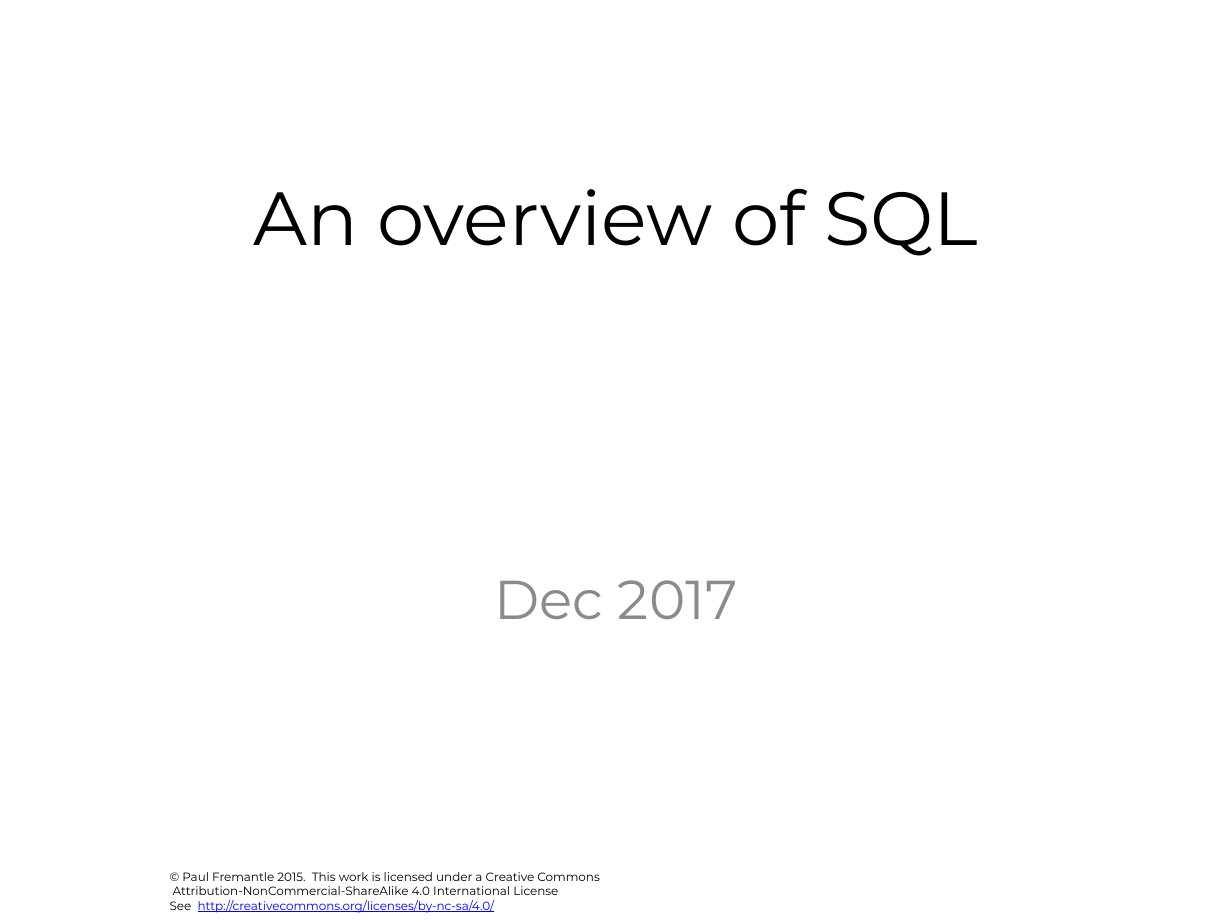
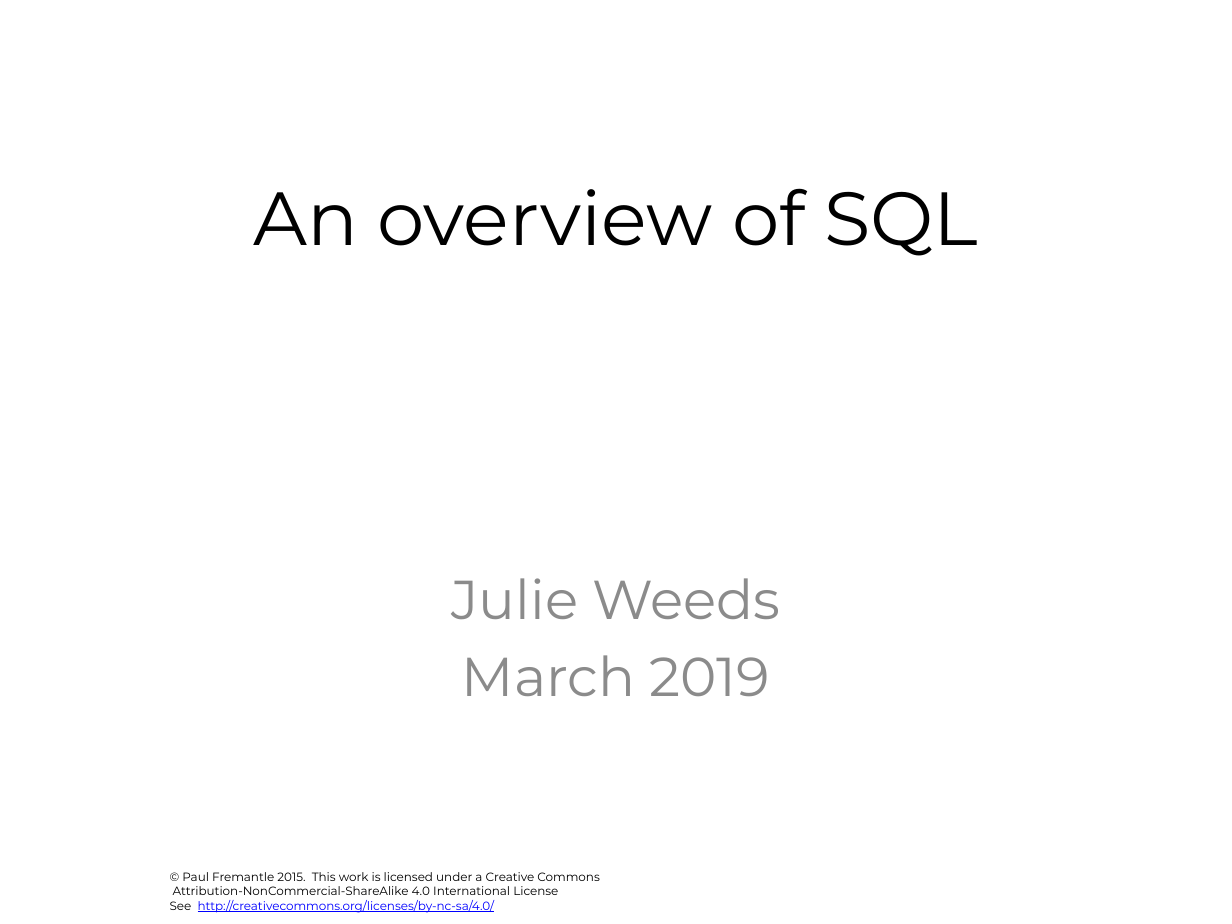
Before and after one commit to julieweeds/BigData, a slide deck: slide 1 of pres-source/04-sql.pptx. Drawn at 1232x924 pixels with LibreOffice and Linux fonts; fonts in the diff are those of the drawing; background and template pictures are left out. Boxes give left, top, right and bottom in pixels: in the first picture for what was removed or moved away, otherwise in the second. Text is boxed around its words. In the diff, an @@ line names an element or a change of style, - is before the commit and + after.

```diff
--- a/pres-source/04-sql.pptx
+++ b/pres-source/04-sql.pptx
@@ subtitle at (451,578,780,696): text changed @@
-Dec 2017
+Julie Weeds
+March 2019
```
Also in this commit, not shown: 5 other slides changed, 2 slides added, 1 slide removed, 8 other files.
